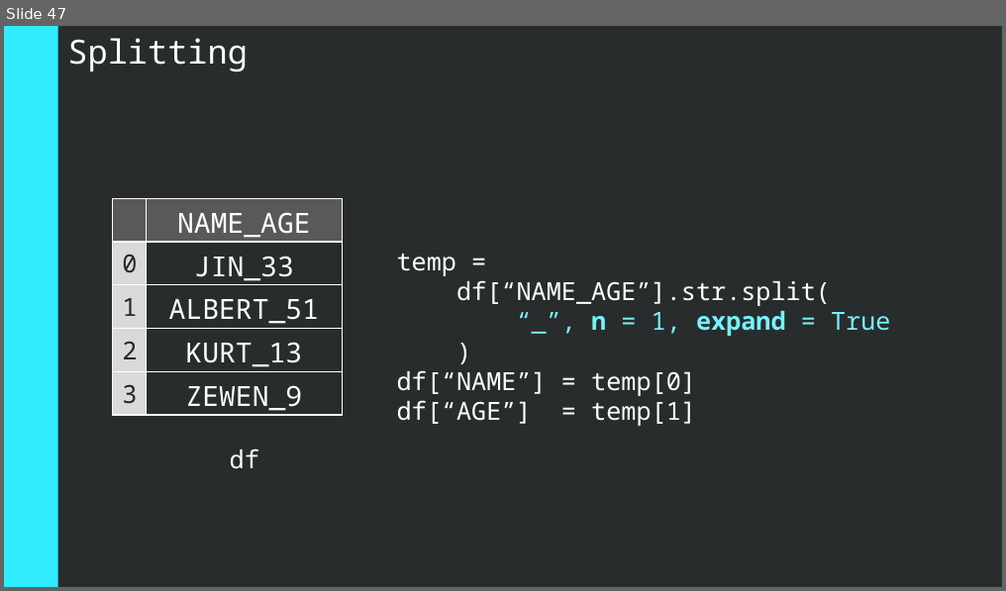
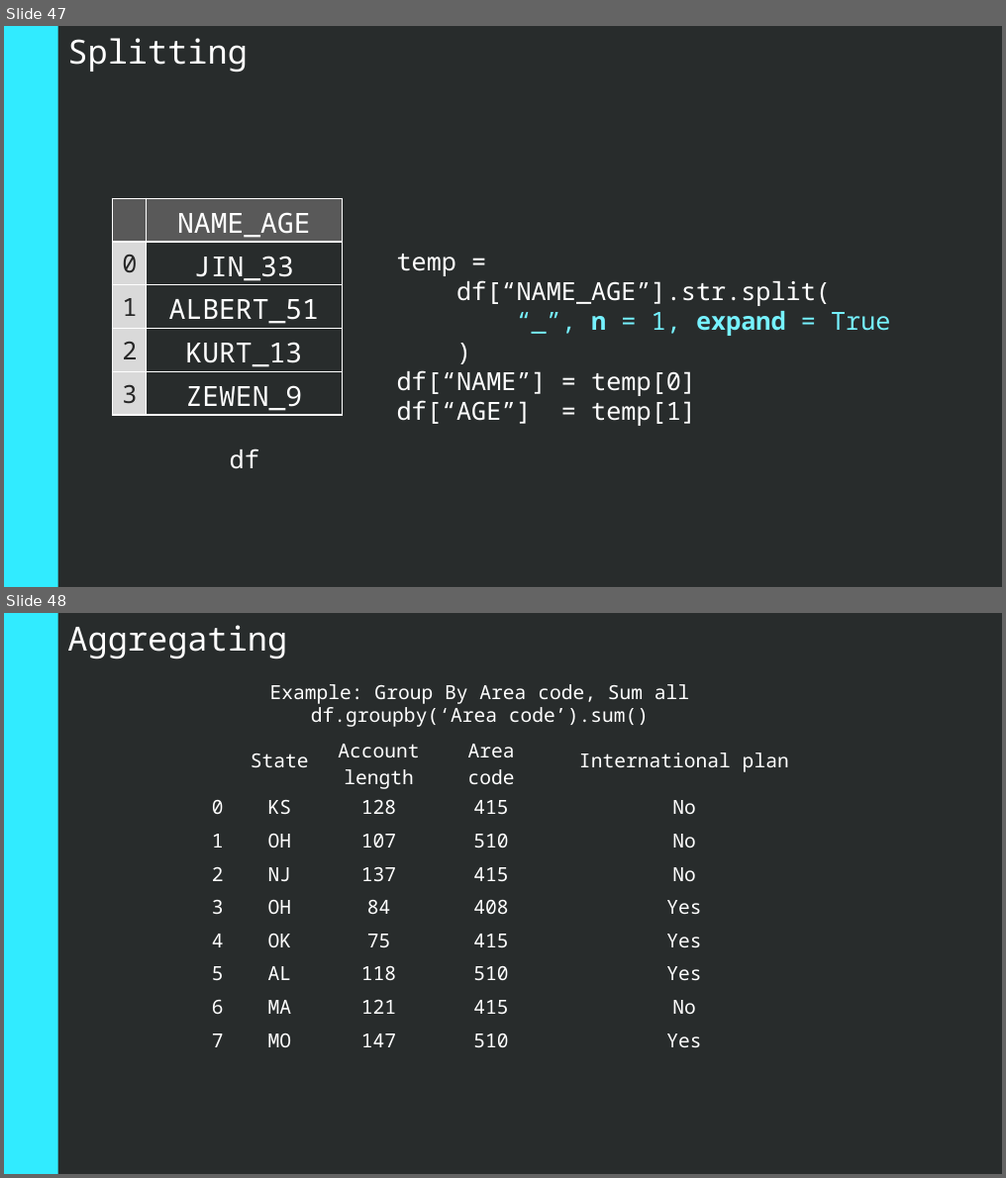
Before and after one commit to BowinJH/MLWeek-D1, a slide deck: src/presentation/Presentation.pptx. Shown one above the other, each under a label of ours: slide 47 before the commit, slides 47 and 48 after it. The pictures are 1006x591 and 1006x1178 pixels, drawn with LibreOffice and Linux fonts; fonts in the diff are those of the drawing. Boxes give left, top, right and bottom in pixels: in the first picture for what was removed or moved away, otherwise in the second. Text is boxed around its words. In the diff, an @@ line names an element or a change of style, - is before the commit and + after.

Commit message:
Update Presentation Slides

```diff
--- a/src/presentation/Presentation.pptx
+++ b/src/presentation/Presentation.pptx
@@ slide 48 added at box(4, 613, 1002, 1174), background #282C2C @@
@@ rectangle added at box(4, 613, 57, 1173), fill #31EBFF @@
@@ text added at box(67, 625, 287, 660), 24 pt, text #FFFFFF @@
+Aggregating
@@ text added at box(270, 684, 689, 727), 14 pt, text #FFFFFF @@
+Example: Group By Area code, Sum all
+df.groupby(‘Area code’).sum()
@@ table added at box(202, 733, 817, 1056), 9 rows, 5 columns @@
+ | State | Account length | Area code | International plan
+0 | KS | 128 | 415 | No
+1 | OH | 107 | 510 | No
+2 | NJ | 137 | 415 | No
+3 | OH | 84 | 408 | Yes
+4 | OK | 75 | 415 | Yes
+5 | AL | 118 | 510 | Yes
+6 | MA | 121 | 415 | No
+7 | MO | 147 | 510 | Yes
```
Also in this commit, not shown: 10 other slides added, 1 other file.
